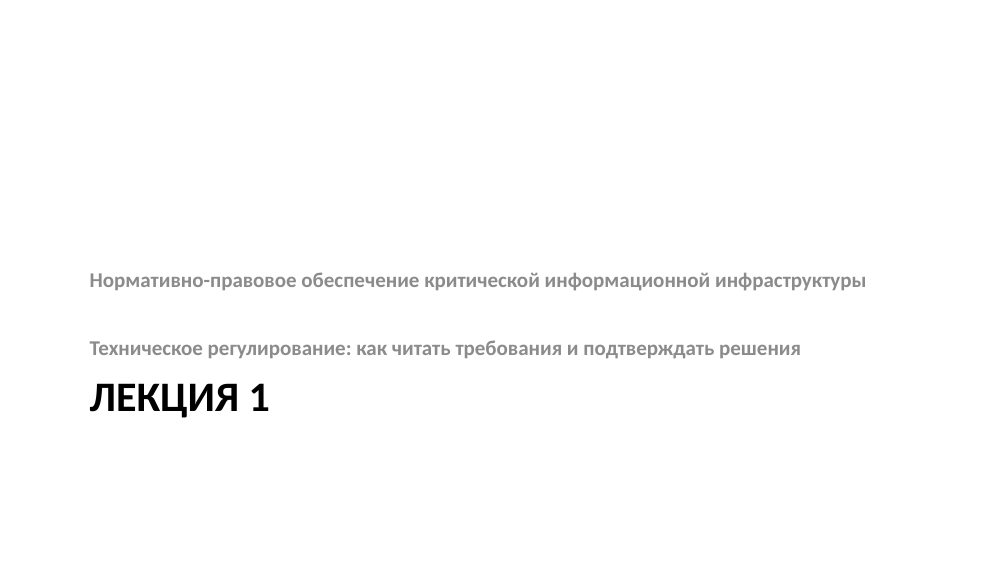
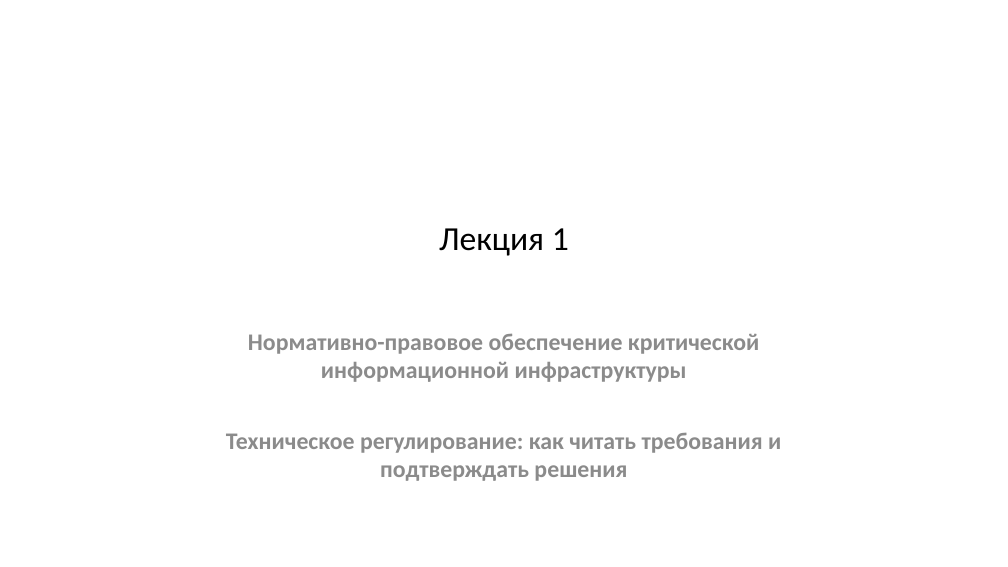
Before and after one commit to arasskazov/IFTIS-KII-2026, a slide deck: slide 1 of Lec_1_Модуль 1_1_Слайд-конспект.pptx. Drawn at 1008x567 pixels with LibreOffice and Linux fonts; fonts in the diff are those of the drawing; background and template pictures are left out. Boxes give left, top, right and bottom in pixels: in the first picture for what was removed or moved away, otherwise in the second. Text is boxed around its words. In the diff, an @@ line names an element or a change of style, - is before the commit and + after.

```diff
--- a/Lec_1_Модуль 1_1_Слайд-конспект.pptx
+++ b/Lec_1_Модуль 1_1_Слайд-конспект.pptx
@@ title "Лекция 1" at (439,228,569,256): vertical alignment top to middle @@
@@ title at (439,228,569,256): text changed; size 30 to 24 pt; bold off @@
-ЛЕКЦИЯ 1
+Лекция 1
@@ subtitle "Нормативно-правовое обеспечение критической информационной и ...": place and size @@
-subtitle "Нормативно-правовое обеспечение критической информационной и ..." at (90,272,866,359)
+subtitle "Нормативно-правовое обеспечение критической информационной и ..." at (226,333,781,481)
@@ subtitle "Нормативно-правовое обеспечение критической информационной и ..." at (226,333,781,481): size 15 to 17 pt; alignment left to centre; vertical alignment bottom to top @@
```
Also in this commit, not shown: 11 other slides changed, 1 slide added.
